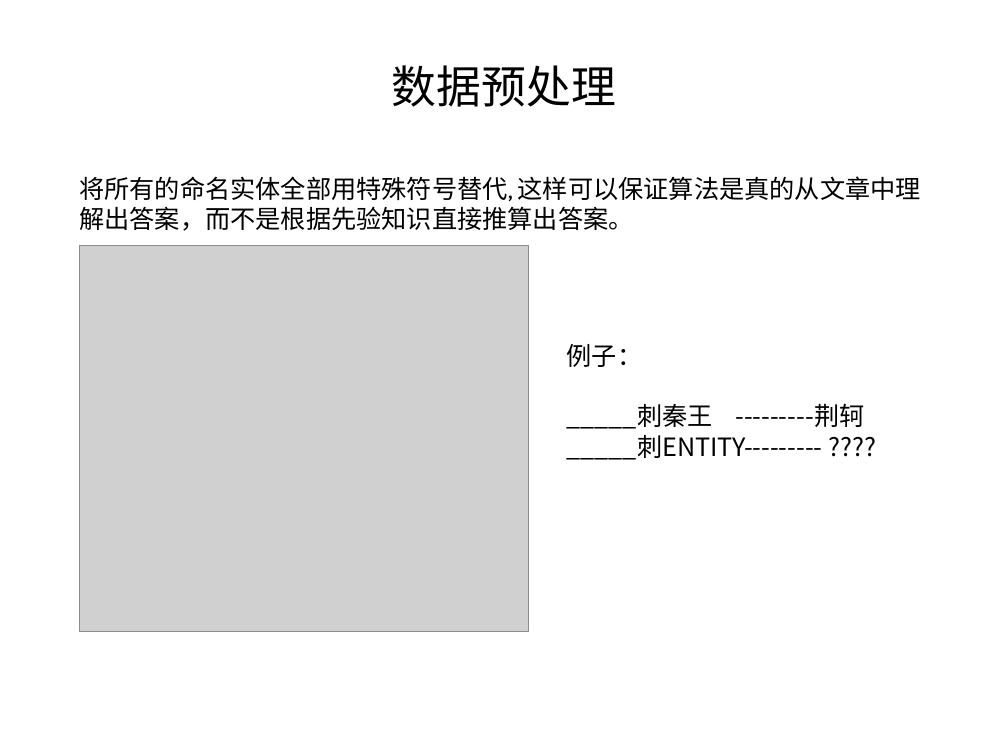
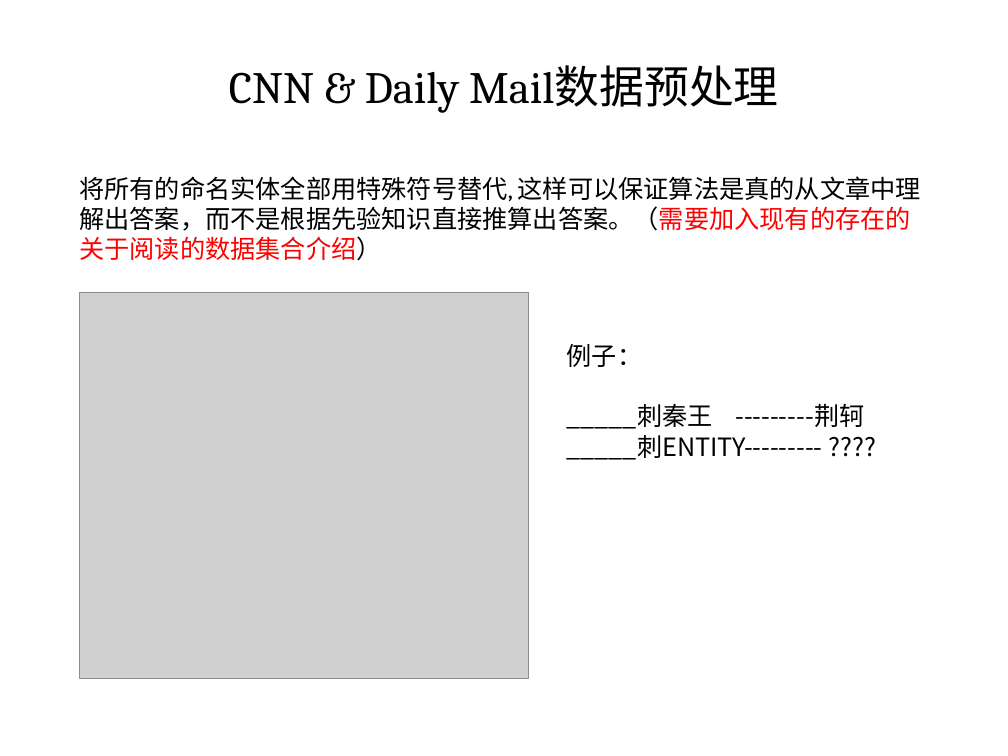
Before and after one commit to coddinglxf/readcomprehension, a slide deck: slide 4 of Reading Comprehensive.pptx (slide 3 before the commit). Drawn at 1008x756 pixels with LibreOffice and Linux fonts; fonts in the diff are those of the drawing; grey boxes stand for pictures. Boxes give left, top, right and bottom in pixels: in the first picture for what was removed or moved away, otherwise in the second. Text is boxed around its words. In the diff, an @@ line names an element or a change of style, - is before the commit and + after.

```diff
--- a/Reading Comprehensive.pptx
+++ b/Reading Comprehensive.pptx
@@ title at (x1=229, y1=65, x2=779, y2=113): text changed @@
-数据预处理
+CNN & Daily Mail数据预处理
@@ text at (x1=79, y1=176, x2=921, y2=261): text changed @@
-将所有的命名实体全部用特殊符号替代, 这样可以保证算法是真的从文章中理解出答案，而不是根据先验知识直接推算出答案。
+将所有的命名实体全部用特殊符号替代, 这样可以保证算法是真的从文章中理解出答案，而不是根据先验知识直接推算出答案。（需要加入现有的存在的关于阅读的数据集合介绍）
@@ picture moved from (x1=80, y1=246, x2=528, y2=632) to (x1=80, y1=293, x2=528, y2=679) @@
```
Also in this commit, not shown: 11 other slides changed, 4 slides added, 1 slide removed, 4 other files.
